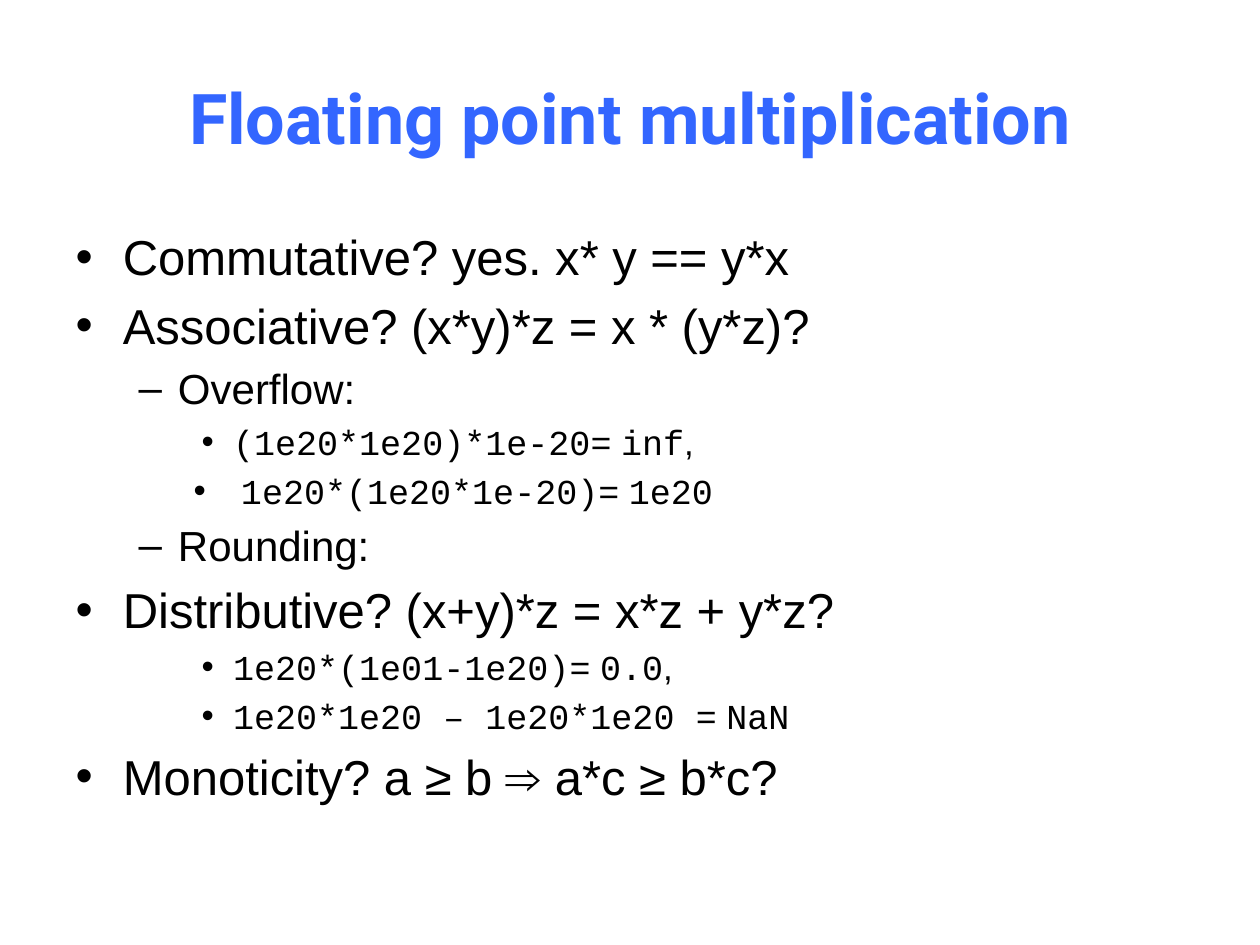
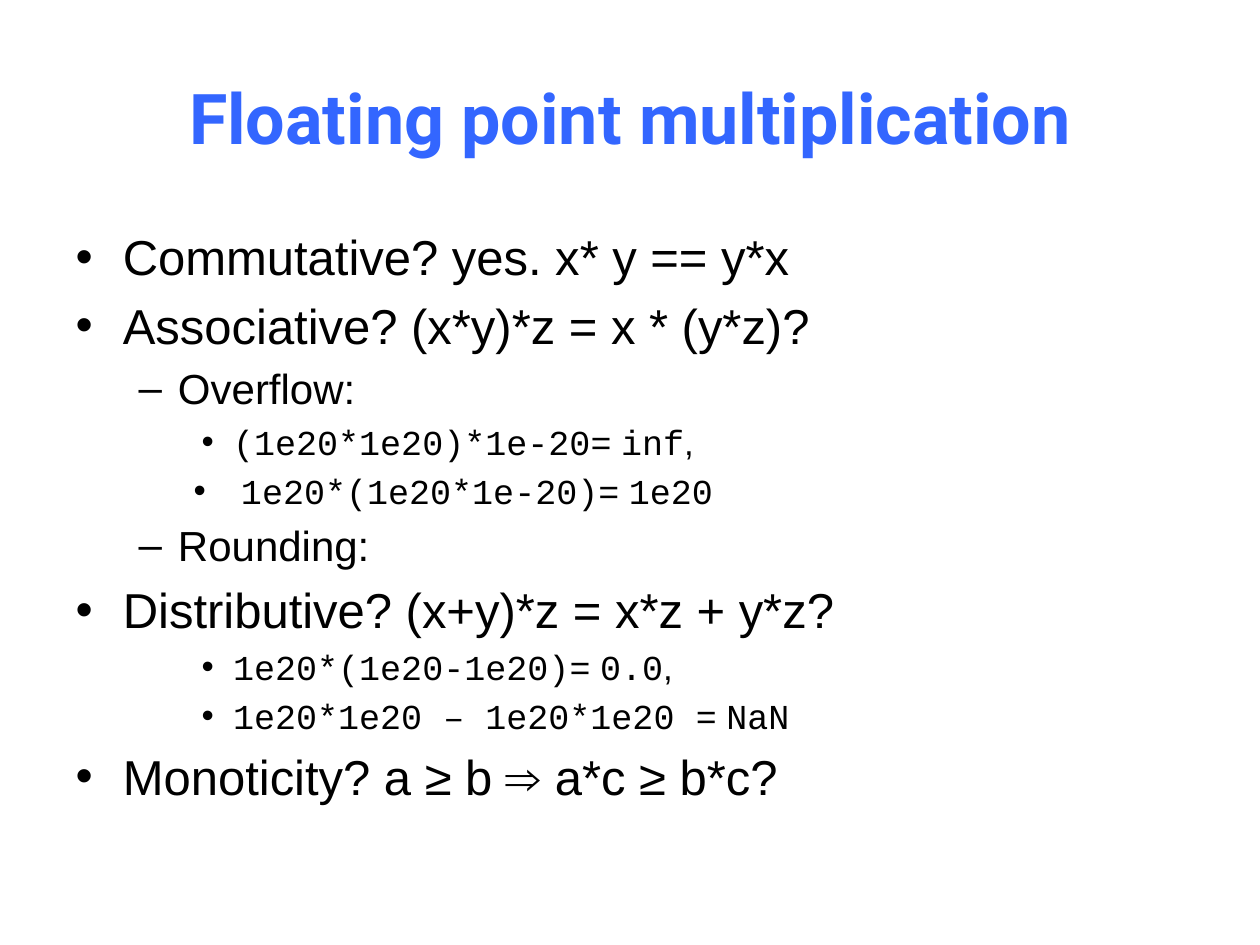
Before and after one commit to NYU-CSO/nyu-cso.github.io, a slide deck: slide 66 of notes/03-floats.pptx (slide 63 before the commit). Drawn at 1260x945 pixels with LibreOffice and Linux fonts; fonts in the diff are those of the drawing. Boxes give left, top, right and bottom in pixels: in the first picture for what was removed or moved away, otherwise in the second. Text is boxed around its words. In the diff, an @@ line names an element or a change of style, - is before the commit and + after.

```diff
--- a/notes/03-floats.pptx
+++ b/notes/03-floats.pptx
@@ text at [233,655,673,688]: text changed @@
-    • 1e20*(1e01-1e20)= 0.0,
+    • 1e20*(1e20-1e20)= 0.0,
```
Also in this commit, not shown: 4 other slides changed, 3 slides added, 1 other file.
